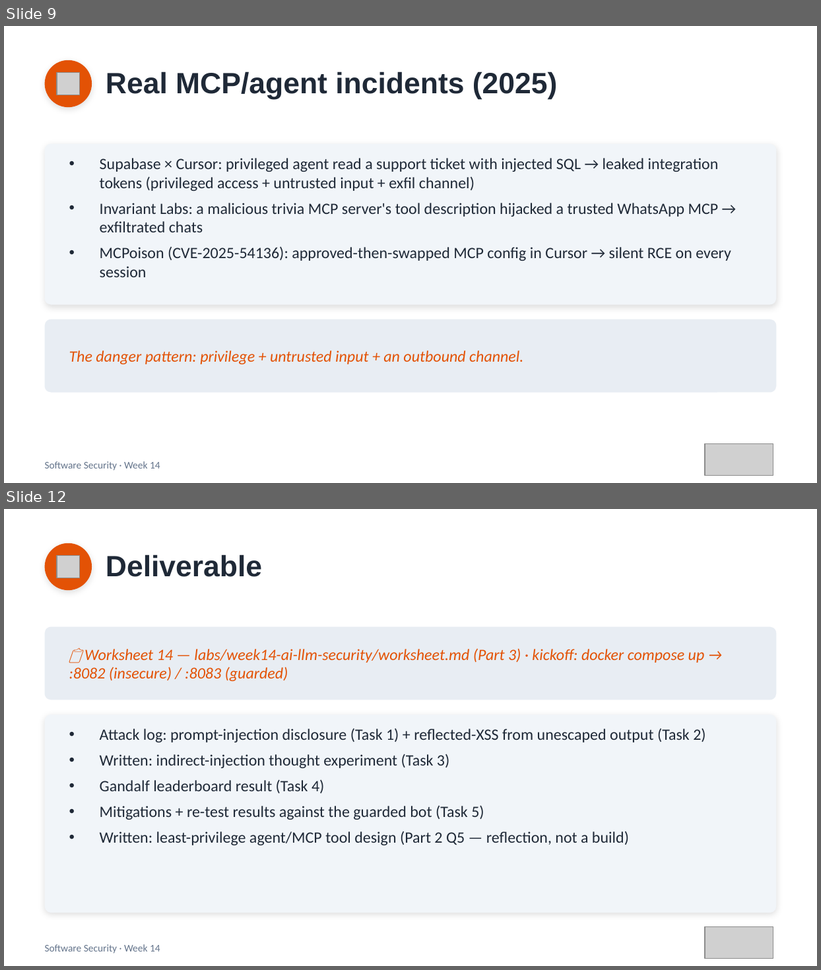
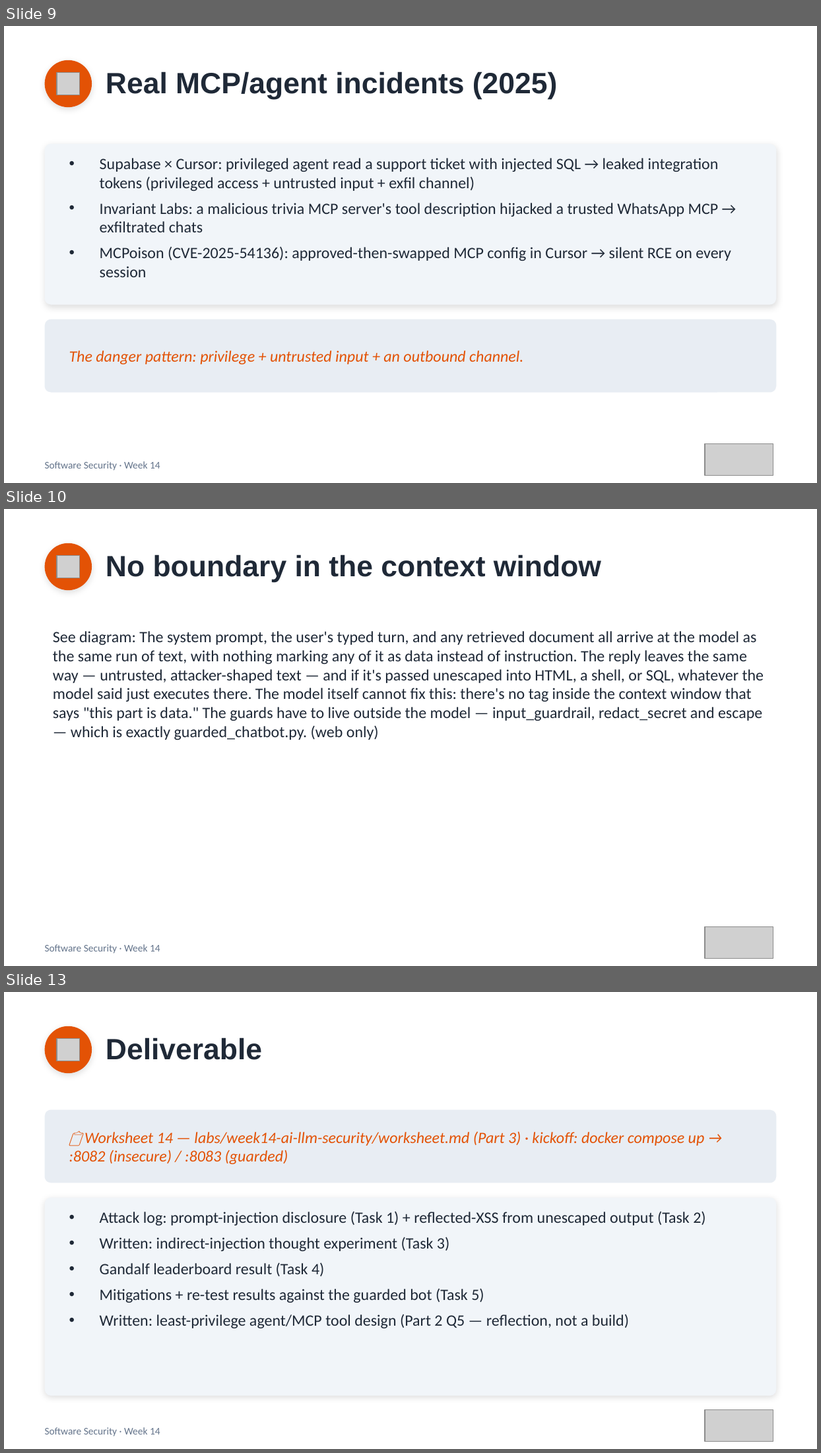
Before and after one commit to 6531503085Sutapat/software-security, a slide deck: slides/pptx/week14.pptx. Shown one above the other, each under a label of ours: slides 9 and 12 before the commit, slides 9, 10 and 13 after it; the slides between them are not shown. The pictures are 821x970 and 821x1453 pixels, drawn with LibreOffice and Linux fonts; fonts in the diff are those of the drawing; grey boxes stand for pictures. Boxes give left, top, right and bottom in pixels: in the first picture for what was removed or moved away, otherwise in the second. Text is boxed around its words. In the diff, an @@ line names an element or a change of style, - is before the commit and + after.

```diff
--- a/slides/pptx/week14.pptx
+++ b/slides/pptx/week14.pptx
@@ slide 10 added at [4,509,817,966], background #FFFFFF @@
@@ ellipse added at [45,543,92,590], fill #E35205 @@
@@ picture added at [57,555,80,578] @@
@@ text added at [106,555,601,582], 26 pt, text #1F2937, bold @@
+No boundary in the context window
@@ text added at [53,631,764,740], 14 pt, text #1F2937 @@
+See diagram: The system prompt, the user's typed turn, and any retrieved document all arrive at the model as the same run of text, with nothing marking any of it as data instead of instruction. The reply leaves the same way — untrusted, attacker-shaped text — and if it's passed unescaped into HTML, a shell, or SQL, whatever the model said just executes there. The model itself cannot fix this: there's no tag inside the context window that says "this part is data." The guards have to live outside the model — input_guardrail, redact_secret and escape — which is exactly guarded_chatbot.py. (web only)
@@ picture added at [705,927,773,958] @@
@@ text added at [45,945,160,954], 9 pt, text #64748B @@
+Software Security · Week 14
@@ what was slide 12 is now slide 13 @@
```
Also in this commit, not shown: 2 slides changed, 13 other files.
